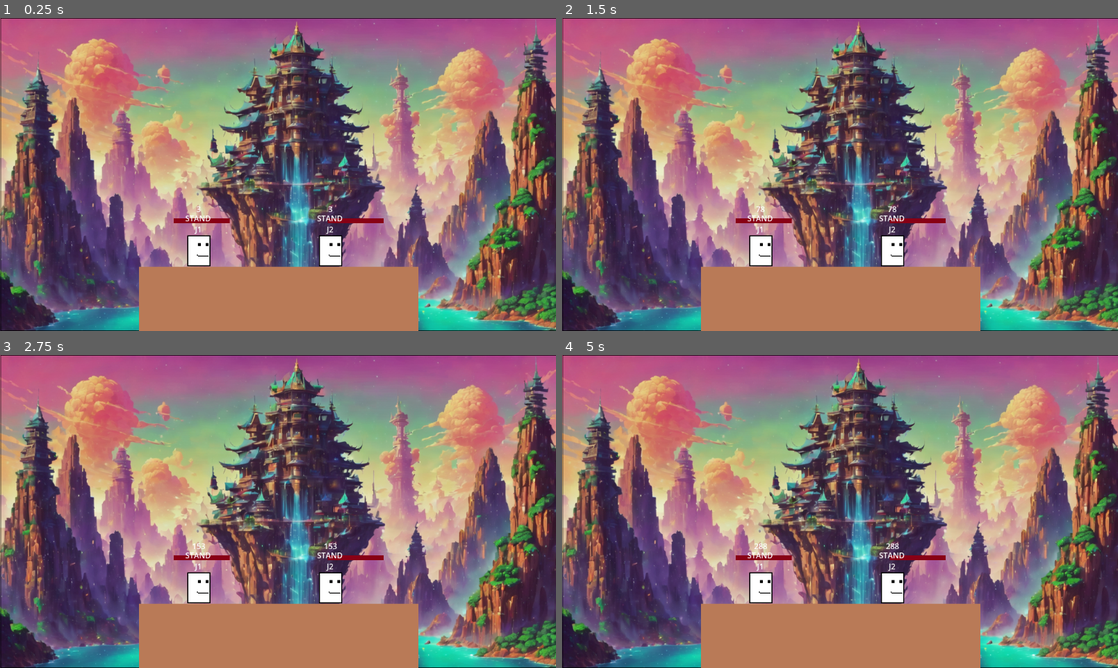
Above: before the commit, frames 1-4 (two rows, left to right).
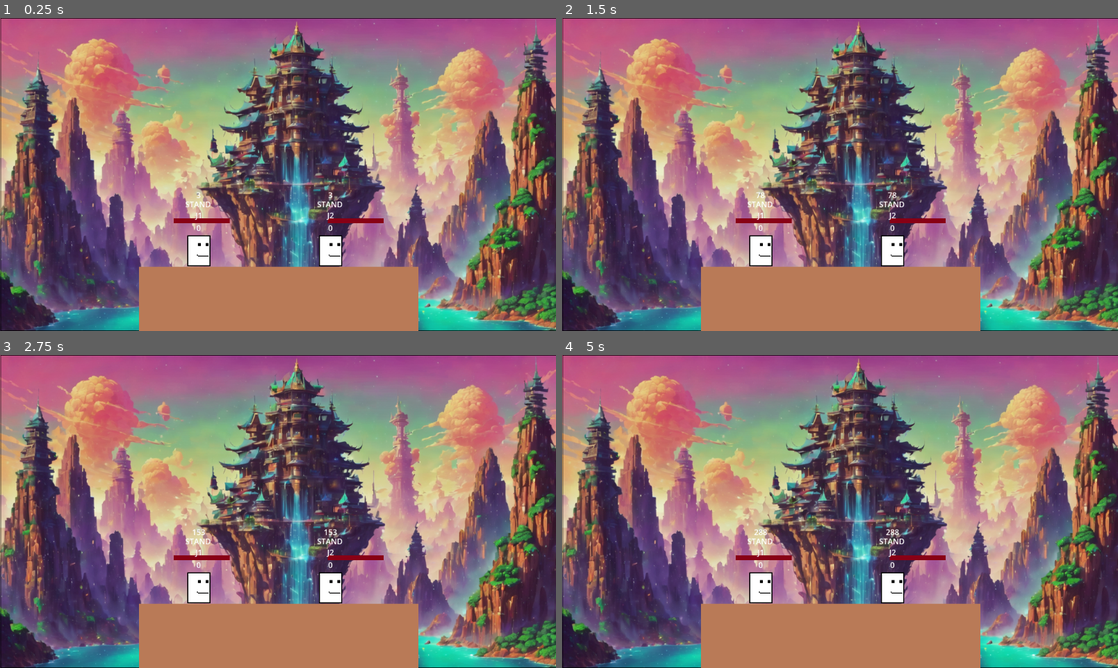
Above: after the commit, the same moments.

Repository: MatheuzH/ProjetoDevJogos
Game: Godot game, scene res://mapas/biplat/bi_plat.tscn
Two runs of this game, one before a commit and one after it. Both use one fixed random seed, a clock stepped at 60 frames per second and the inputs below. This scene is started directly instead of the project's main scene.
Inputs:
- Up to frame 1 (0.25 s): no input
- Up to frame 2 (1.5 s): tap Enter at 1.25 s
- Up to frame 3 (2.75 s): no input
- Up to frame 4 (5 s): no input

The runs differ from the first frame. In frame 1, 0.3% of the frame differs, in the area x 33-62%, y 55-70%; in frame 2, 0.3%; in frame 3, 0.3%; in frame 4, 0.4%.

Commit message:
hitboxes funcionando
falta mexer nos numeros e criar decay

Diff:
--- a/Personagens/PersonagemTeste/PersonagemTeste.gd
+++ b/Personagens/PersonagemTeste/PersonagemTeste.gd
@@ -95,6 +95,7 @@
 func _physics_process(delta: float) -> void:
 	$State.text = str(selfState) #mostra estado atual
 	$Frames.text = str(frame) #mostra quantos frames passaram desde a ultima troca de estado
+	$Damage.text = str(percentage)
 	pass
 
 func set_all_collision_mask_value(layer:int, value:bool):
@@ -157,7 +158,7 @@
 
 func DOWN_TILT():
 	if frame == 5:
-		create_hitbox(52, 26, 8, 90, 3, 10, 7, 'normal', Vector2(50,23), 0, 1)
+		create_hitbox(52, 26, 8, 90, 30, 10, 7, 'normal', Vector2(50,23), 0, 1)
 	if frame >=21:
 		return true
 	return false
--- a/Personagens/PersonagemTeste/StateMachinteTeste.gd
+++ b/Personagens/PersonagemTeste/StateMachinteTeste.gd
@@ -24,6 +24,7 @@
 	add_state('B_AIR')
 	add_state('D_AIR')
 	add_state('N_AIR')
+	add_state('HITSTUN')
 	call_deferred("set_state", states.STAND)
 
 
@@ -38,6 +39,7 @@
 
 	if parent.position.y > 700:  #impede o personagem de sumir se cair
 		parent.position.y = -100
+		parent.position.x = 576
 
 	if Landing(): #detecta se o personagem esta aterrizando independente de estado
 		parent.in_fastfall = false
@@ -312,8 +314,8 @@
 		states.B_AIR:
 			air_movement()
 			if parent.frame == 0:
-				parent.UP_AIR()
-			if parent.UP_AIR():
+				parent.BACK_AIR()
+			if parent.BACK_AIR():
 				parent.Frame()
 				return states.AIR
 		states.F_AIR:
@@ -412,7 +414,9 @@
 				parent.Frame()
 				return states.STAND
 
-
+		states.HITSTUN:
+			if parent.frame >= parent.hitstun:
+				return states.AIR
 	return null
 func AERIAL():
 	if state_includes([states.AIR]):
--- a/Personagens/PersonagemTeste/personagem_teste.tscn
+++ b/Personagens/PersonagemTeste/personagem_teste.tscn
@@ -1279,32 +1279,40 @@
 
 [node name="Frames" type="Label" parent="."]
 offset_left = -20.0
-offset_top = -98.0
+offset_top = -127.0
 offset_right = 20.0
-offset_bottom = -75.0
+offset_bottom = -104.0
 text = "69
 "
 horizontal_alignment = 1
 vertical_alignment = 1
 
 [node name="Jogador" type="Label" parent="."]
-offset_left = -21.0
-offset_top = -56.0
-offset_right = 19.0
-offset_bottom = -33.0
+offset_left = -20.0
+offset_top = -85.0
+offset_right = 20.0
+offset_bottom = -62.0
 text = "J0
 "
 horizontal_alignment = 1
 vertical_alignment = 1
 
 [node name="State" type="Label" parent="."]
-offset_left = -33.0
-offset_top = -79.0
-offset_right = 31.0
-offset_bottom = -56.0
+offset_left = -91.0
+offset_top = -108.0
+offset_right = 89.0
+offset_bottom = -85.0
 text = "teste"
 horizontal_alignment = 1
 vertical_alignment = 1
+
+[node name="Damage" type="Label" parent="."]
+offset_left = -20.0
+offset_top = -59.0
+offset_right = 20.0
+offset_bottom = -36.0
+text = "100"
+horizontal_alignment = 1
 
 [node name="Chao_L" type="RayCast2D" parent="."]
 position = Vector2(-24, 22)
@@ -1323,5 +1331,6 @@
 target_position = Vector2(-32, 0)
 
 [node name="CollisionShape2D2" type="CollisionShape2D" parent="."]
+visible = false
 shape = SubResource("RectangleShape2D_ygjrr")
 disabled = true
--- a/Personagens/hitbox/hitbox.gd
+++ b/Personagens/hitbox/hitbox.gd
@@ -33,8 +33,27 @@
 	hitlag_modifier = hit
 	angle_flipper = af
 	update_extents()
-	connect("area_entered", Callable(self, "Hitbox_Collide"))
+	connect("body_entered", Callable(self, "Hitbox_collide"))
 	set_physics_process(true)
+
+func Hitbox_collide(body):
+	if ! (body in player_list):
+		player_list.append(body)
+		var charstate
+		charstate = body.get_node("StateMachine")
+		var weight = body.weight
+		body.percentage += damage
+		knockbackVal = knockback(body.percentage, damage, weight, kb_scaling, base_kb, 1)
+		body.knockback = knockbackVal
+		body.hitstun = floor(knockbackVal*0.1)
+		get_parent().connected = true
+		body.Frame()
+		charstate.state = charstate.states.HITSTUN
+		body.velocity.x = cos(deg_to_rad(angle))*knockbackVal
+		body.velocity.y = -sin(deg_to_rad(angle))*knockbackVal
+
+func knockback(percentage, damage, weight, kb_scaling, base_kb, ratio):
+	return ((((percentage/10 + percentage*damage/20) * (200/(weight+100)*1.4) + 18)*kb_scaling) + base_kb)
 
 func update_extents():
 	hitbox.shape.extents = Vector2(width,height)
